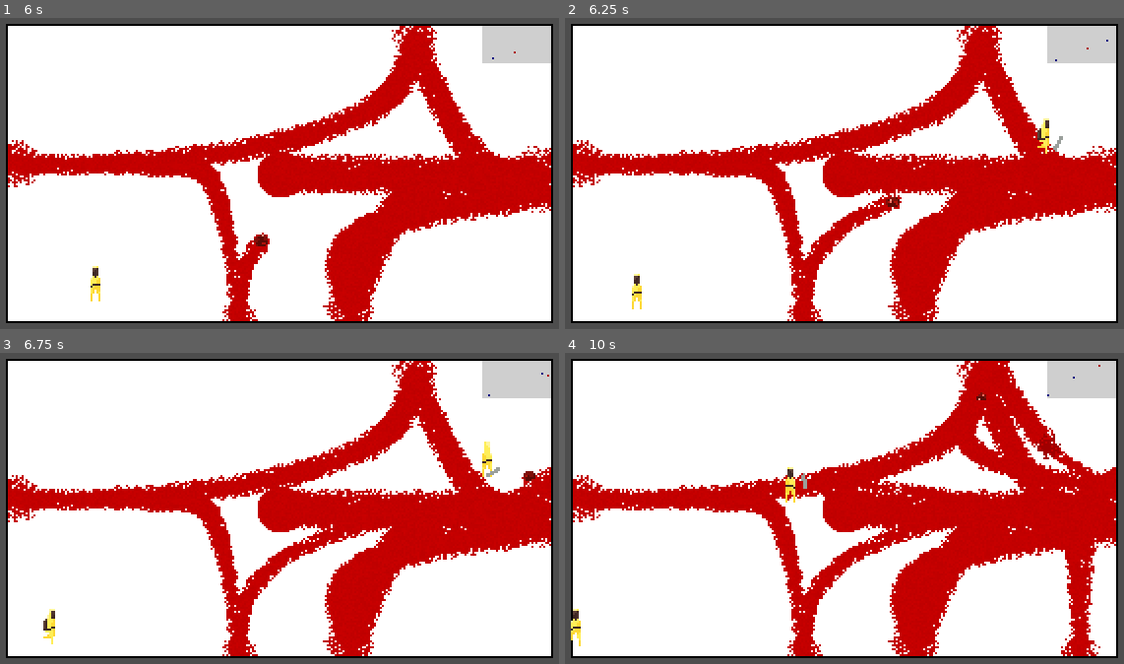
Above: before the commit, frames 1-4 (two rows, left to right).
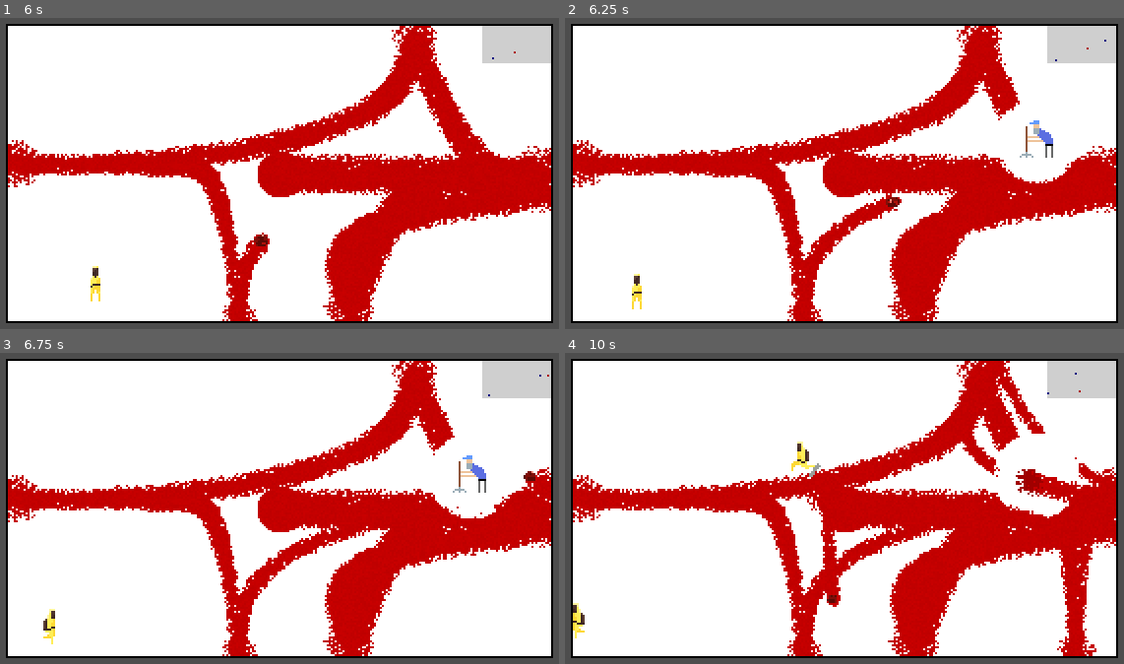
Above: after the commit, the same moments.

Repository: fawfle/blood-jam-cu
Game: Godot game, scene res://scenes/main.tscn
Two runs of this game, one before a commit and one after it. Both use one fixed random seed, a clock stepped at 60 frames per second and the inputs below.
Inputs:
- Up to frame 1 (6 s): tap Enter at 0.5, 1.35, 5.1 s; hold D (right) 0.53-1.28 s; tap Shift (dash) at 0.6, 4.35 s; hold S (backward) 1.28-2.03 s; hold D (right) 2.03-2.78 s; tap Backspace at 2.1, 5.85 s; hold W (forward) 2.78-3.53 s; tap 0 at 2.85 s; hold A (left) 3.53-5.03 s; tap 9 at 3.6 s; hold S (backward) 5.03-5.78 s; hold D (right) from 5.78 s (still down)
- Up to frame 2 (6.25 s): keep holding D (right)
- Up to frame 3 (6.75 s): release D (right) at 6.53 s; hold W (forward) from 6.53 s (still down); tap 0 at 6.6 s
- Up to frame 4 (10 s): release W (forward) at 7.28 s; hold D (right) 7.28-8.03 s; tap one key every 0.75 s from 7.35 s: 9 Shift (dash) Enter Backspace; hold S (backward) 8.03-8.78 s; hold A (left) 8.78-9.53 s; hold W (forward) from 9.53 s (still down)

Frame 1 is identical in both runs. In frame 2, 2.0% of the frame differs, in the area x 47-98%, y 6-71%; in frame 3, 2.3%; in frame 4, 5.3%, in the area x 1-99%, y 2-98%.

Commit message:
added duck

Diff:
--- /dev/null
+++ b/scenes/enemies/duck/duck.gd
@@ -0,0 +1,20 @@
+extends Enemy
+
+@onready var animated_sprite = $AnimatedSprite2D
+@export var agro_distance: float
+
+func choose_animation() -> void:
+	if velocity == Vector2.ZERO:
+		animated_sprite.play("idle")
+	elif velocity.x > 0:
+		animated_sprite.flip_h = true
+		animated_sprite.play("run_side")
+	elif velocity.x < 0:
+		animated_sprite.flip_h = false
+		animated_sprite.play("run_side")
+
+func find_direction() -> void:
+	if position.distance_to(player.position) > agro_distance:
+		velocity = Vector2.ZERO
+	else:
+		direction = position.direction_to(player.position)
--- /dev/null
+++ b/scenes/enemies/duck/duck.tscn
@@ -0,0 +1,83 @@
+[gd_scene load_steps=12 format=3 uid="uid://l5vkvby2ib5n"]
+
+[ext_resource type="Script" uid="uid://cu6sg41ffn6lj" path="res://scenes/enemies/duck/duck.gd" id="1_rrwfh"]
+[ext_resource type="Texture2D" uid="uid://c3ar3n77ua6yw" path="res://sprites/duck/duck-idle.png" id="2_rrwfh"]
+[ext_resource type="Texture2D" uid="uid://caof0vs4u4cio" path="res://sprites/duck/duck-run.png" id="3_j6bwj"]
+
+[sub_resource type="CapsuleShape2D" id="CapsuleShape2D_8rfea"]
+radius = 8.0
+height = 16.0
+
+[sub_resource type="AtlasTexture" id="AtlasTexture_x0nxn"]
+atlas = ExtResource("2_rrwfh")
+region = Rect2(0, 0, 64, 64)
+
+[sub_resource type="AtlasTexture" id="AtlasTexture_tmw47"]
+atlas = ExtResource("3_j6bwj")
+region = Rect2(0, 0, 64, 64)
+
+[sub_resource type="AtlasTexture" id="AtlasTexture_vrqud"]
+atlas = ExtResource("3_j6bwj")
+region = Rect2(64, 0, 64, 64)
+
+[sub_resource type="AtlasTexture" id="AtlasTexture_mxdoj"]
+atlas = ExtResource("3_j6bwj")
+region = Rect2(128, 0, 64, 64)
+
+[sub_resource type="AtlasTexture" id="AtlasTexture_8rfea"]
+atlas = ExtResource("3_j6bwj")
+region = Rect2(192, 0, 64, 64)
+
+[sub_resource type="SpriteFrames" id="SpriteFrames_v2tag"]
+animations = [{
+"frames": [{
+"duration": 1.0,
+"texture": SubResource("AtlasTexture_x0nxn")
+}],
+"loop": true,
+"name": &"idle",
+"speed": 5.0
+}, {
+"frames": [{
+"duration": 1.0,
+"texture": SubResource("AtlasTexture_tmw47")
+}, {
+"duration": 1.0,
+"texture": SubResource("AtlasTexture_vrqud")
+}, {
+"duration": 1.0,
+"texture": SubResource("AtlasTexture_mxdoj")
+}, {
+"duration": 1.0,
+"texture": SubResource("AtlasTexture_8rfea")
+}],
+"loop": true,
+"name": &"run_side",
+"speed": 5.0
+}]
+
+[sub_resource type="CapsuleShape2D" id="CapsuleShape2D_rqw3e"]
+radius = 7.0
+height = 14.0
+
+[node name="Duck" type="CharacterBody2D"]
+script = ExtResource("1_rrwfh")
+agro_distance = 40.0
+speed = 40
+metadata/_custom_type_script = "uid://shvkl6fgbo11"
+
+[node name="Area2D" type="Area2D" parent="."]
+collision_layer = 0
+
+[node name="CollisionShape2D" type="CollisionShape2D" parent="Area2D"]
+shape = SubResource("CapsuleShape2D_8rfea")
+
+[node name="AnimatedSprite2D" type="AnimatedSprite2D" parent="."]
+sprite_frames = SubResource("SpriteFrames_v2tag")
+animation = &"run_side"
+frame = 3
+frame_progress = 0.78920597
+
+[node name="CollisionShape2D" type="CollisionShape2D" parent="."]
+position = Vector2(0, -1)
+shape = SubResource("CapsuleShape2D_rqw3e")
--- a/scenes/main.gd
+++ b/scenes/main.gd
@@ -5,6 +5,7 @@
 	SHOOTER,
 	SHIELDED,
 	JANITOR,
+	DUCK
 }
 
 const wall_scene := preload("res://scenes/wall/wall.tscn")
@@ -27,6 +28,7 @@
 var shooter_scene: PackedScene = preload("res://scenes/enemies/shooter/shooter.tscn")
 var shielded_scene: PackedScene = preload("res://scenes/enemies/shielded/shielded.tscn")
 var janitor_scene: PackedScene = preload("res://scenes/enemies/janitor/janitor.tscn")
+var duck_scene: PackedScene = preload("res://scenes/enemies/duck/duck.tscn")
 
 const WALL_WIDTH: float = 1
 
@@ -36,6 +38,7 @@
 	EnemyType.SHOOTER: shooter_scene,
 	EnemyType.SHIELDED: shielded_scene,
 	EnemyType.JANITOR: janitor_scene,
+	EnemyType.DUCK: duck_scene
 }
 
 ## map types to spawn rates
@@ -44,6 +47,7 @@
 	EnemyType.SHOOTER: 100,
 	EnemyType.SHIELDED: 100,
 	EnemyType.JANITOR: 100,
+	EnemyType.DUCK: 100
 }
 
 func _init() -> void:
Not shown, added: scenes/enemies/duck/duck.gd.uid
